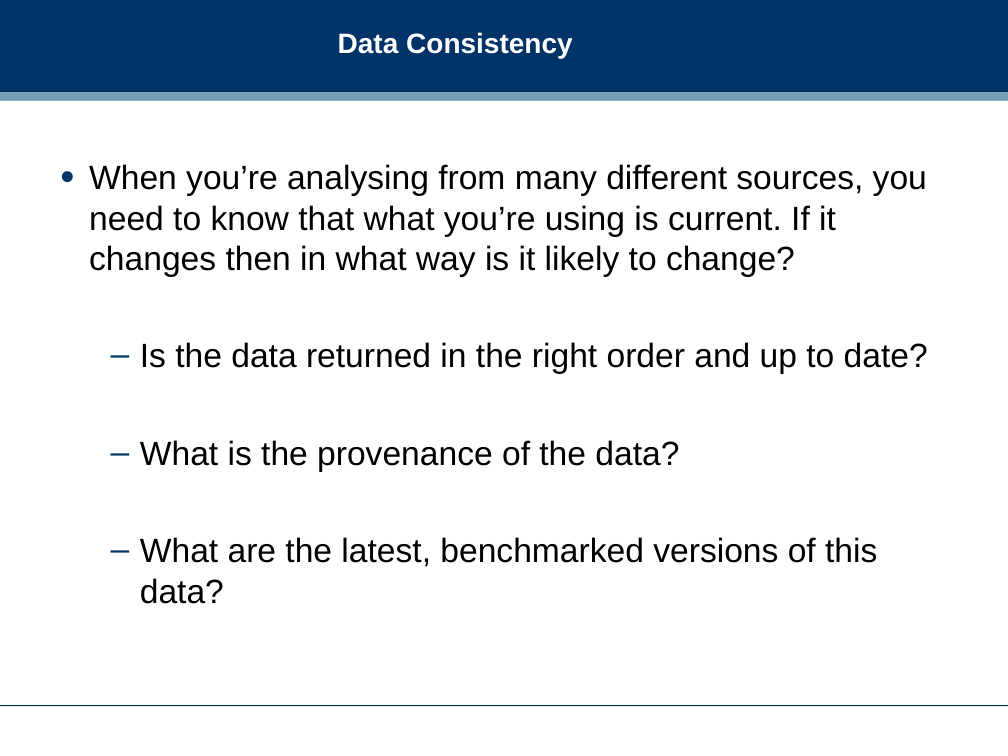
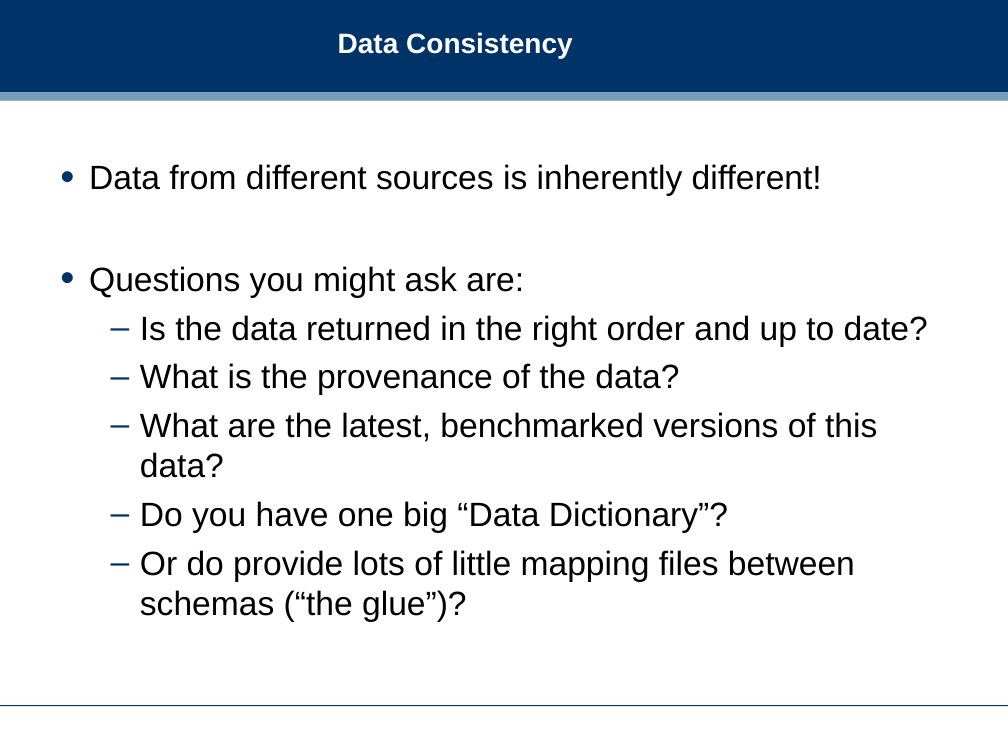
Before and after one commit to dreamind/ix, a slide deck: slide 13 of lectures/informatics-society/bigdata.ppt. Drawn at 1008x756 pixels with LibreOffice and Linux fonts; fonts in the diff are those of the drawing; background and template pictures are left out. Boxes give left, top, right and bottom in pixels: in the first picture for what was removed or moved away, otherwise in the second. Text is boxed around its words. In the diff, an @@ line names an element or a change of style, - is before the commit and + after.

Commit message:
Big Data slides and landing page updated

```diff
--- a/lectures/informatics-society/bigdata.ppt
+++ b/lectures/informatics-society/bigdata.ppt
@@ text at bbox=[89, 164, 822, 298]: text changed @@
-• When you’re analysing from many different sources, you need to know that what you’re using is current. If it changes then in what way is it likely to change?
+• Data from different sources is inherently different!
+• Questions you might ask are:
@@ text at bbox=[140, 501, 855, 622]: paragraphs added @@
+  – Do you have one big “Data Dictionary”?
+  – Or do provide lots of little mapping files between schemas (“the glue”)?
```
Also in this commit, not shown: 11 other slides changed, 13 slides added, 12 slides removed, 1 other file.
